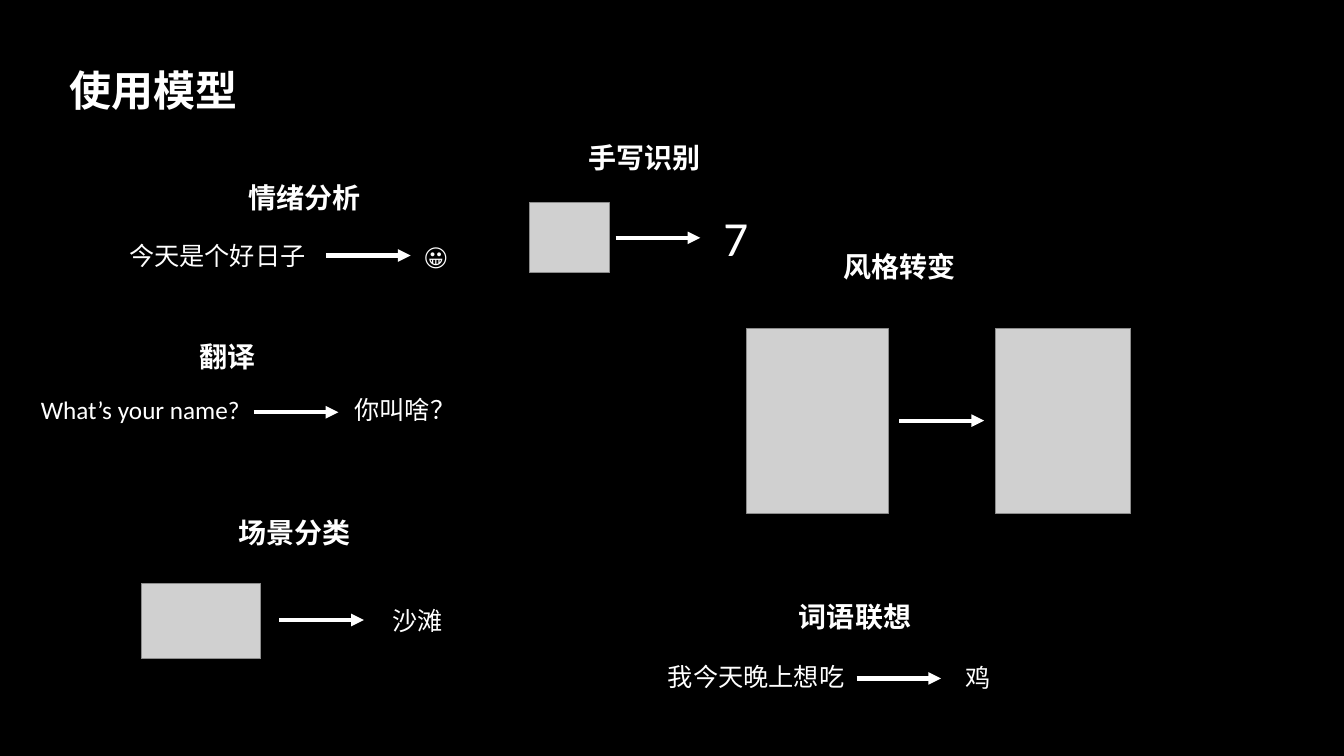
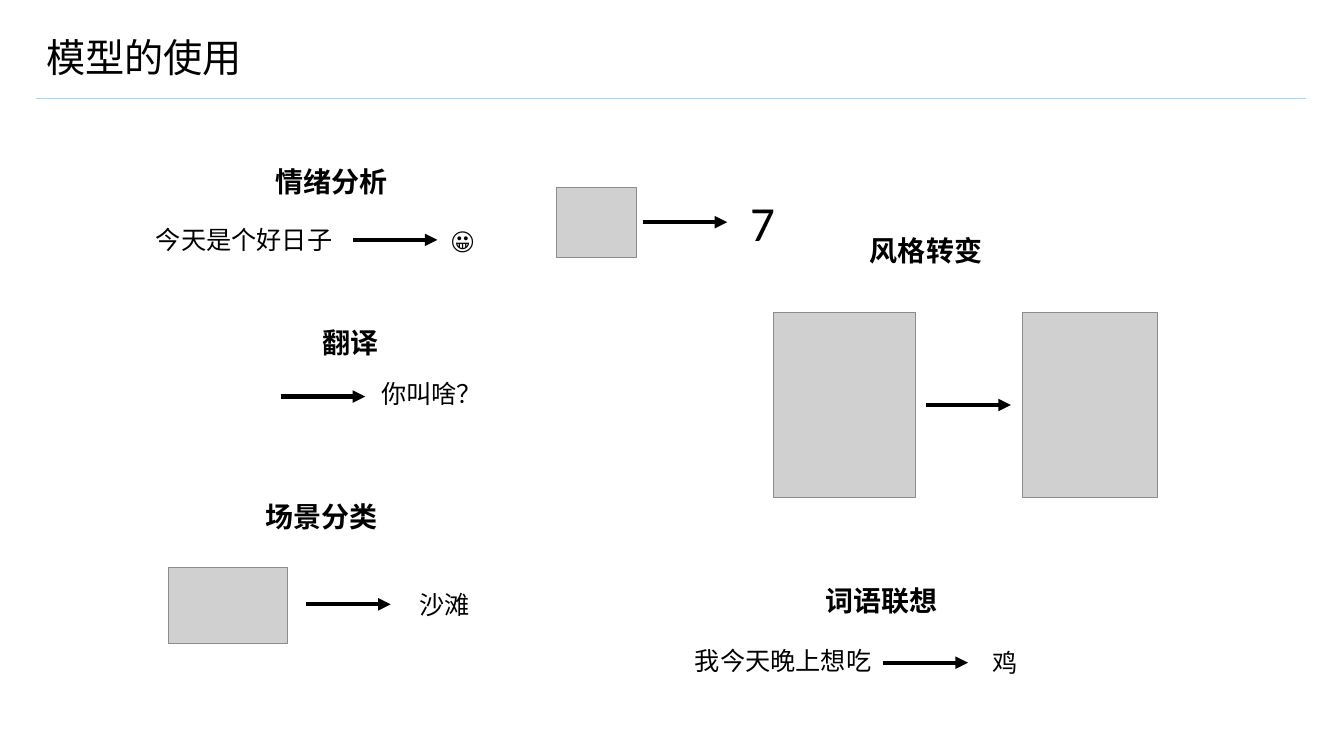
Before and after one commit to GuanyiLL/Study, a slide deck: slide 13 of Swift/CoreMLResearching/CoreML.pptx (slide 10 before the commit). Drawn at 1344x756 pixels with LibreOffice and Linux fonts; fonts in the diff are those of the drawing; grey boxes stand for pictures. Boxes give left, top, right and bottom in pixels: in the first picture for what was removed or moved away, otherwise in the second. Text is boxed around its words. In the diff, an @@ line names an element or a change of style, - is before the commit and + after.

Commit message:
Update ppt

```diff
--- a/Swift/CoreMLResearching/CoreML.pptx
+++ b/Swift/CoreMLResearching/CoreML.pptx
@@ background #000000 to #FFFFFF @@
@@ title added at (46, 39, 242, 76), 28 pt, text #000000 @@
+模型的使用
@@ text removed at (69, 70, 237, 110) @@
-使用模型
@@ line added from (36, 99) to (1306, 99), #B5D2EC 0.5 pt @@
@@ text removed at (588, 144, 700, 171) @@
-手写识别
@@ text colour #FFFFFF to #000000 in 12 elements at (870, 237, 982, 264), (750, 209, 775, 241), (419, 593, 469, 616), (265, 503, 377, 530), (156, 227, 332, 251), (826, 587, 938, 614), (275, 168, 387, 195), (381, 382, 482, 405), (695, 648, 871, 672), (993, 651, 1018, 674), (323, 329, 379, 356), (442, 220, 485, 260) @@
@@ 9 texts, 4 arrows, 3 pictures: place and size @@
-9 texts, 4 arrows, 3 pictures at (129, 184, 1131, 689)
+9 texts, 4 arrows, 3 pictures at (156, 168, 1158, 674)
@@ arrow (643, 222) - (727, 222): stroke #FFFFFF 3 pt to #000000 3 pt @@
@@ arrow (353, 240) - (438, 240): stroke #FFFFFF 3 pt to #000000 3 pt @@
@@ text "翻译": place and size @@
-text "翻译" at (200, 343, 256, 370)
+text "翻译" at (323, 329, 379, 356)
@@ text removed at (41, 401, 240, 423) @@
-What’s your name?
@@ arrow (280, 396) - (365, 396): stroke #FFFFFF 3 pt to #000000 3 pt @@
@@ arrow (927, 405) - (1011, 405): stroke #FFFFFF 3 pt to #000000 3 pt @@
@@ 2 texts, 2 arrows, 1 picture: place and size @@
-2 texts, 2 arrows, 1 picture at (279, 203, 984, 688)
+2 texts, 2 arrows, 1 picture at (307, 188, 1011, 672)
@@ arrow (307, 605) - (391, 605): stroke #FFFFFF 3 pt to #000000 3 pt @@
@@ arrow (883, 662) - (968, 662): stroke #FFFFFF 3 pt to #000000 3 pt @@
```
Also in this commit, not shown: 13 other slides changed, 16 slides added, 10 slides removed.
